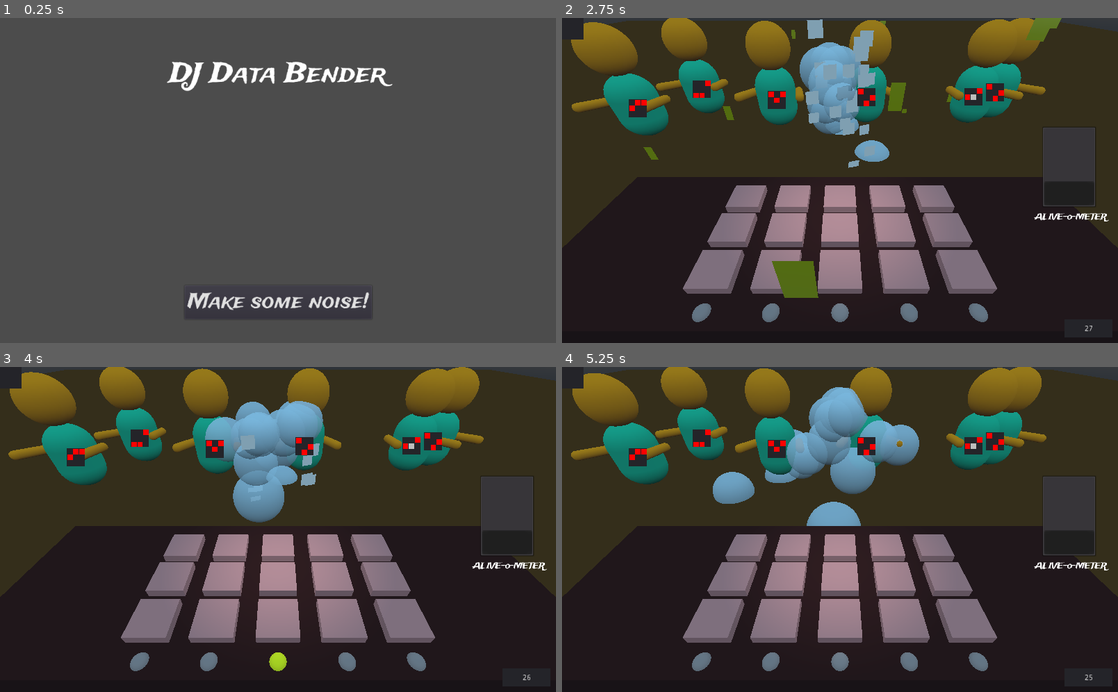
Above: before the commit, frames 1-4 (two rows, left to right).
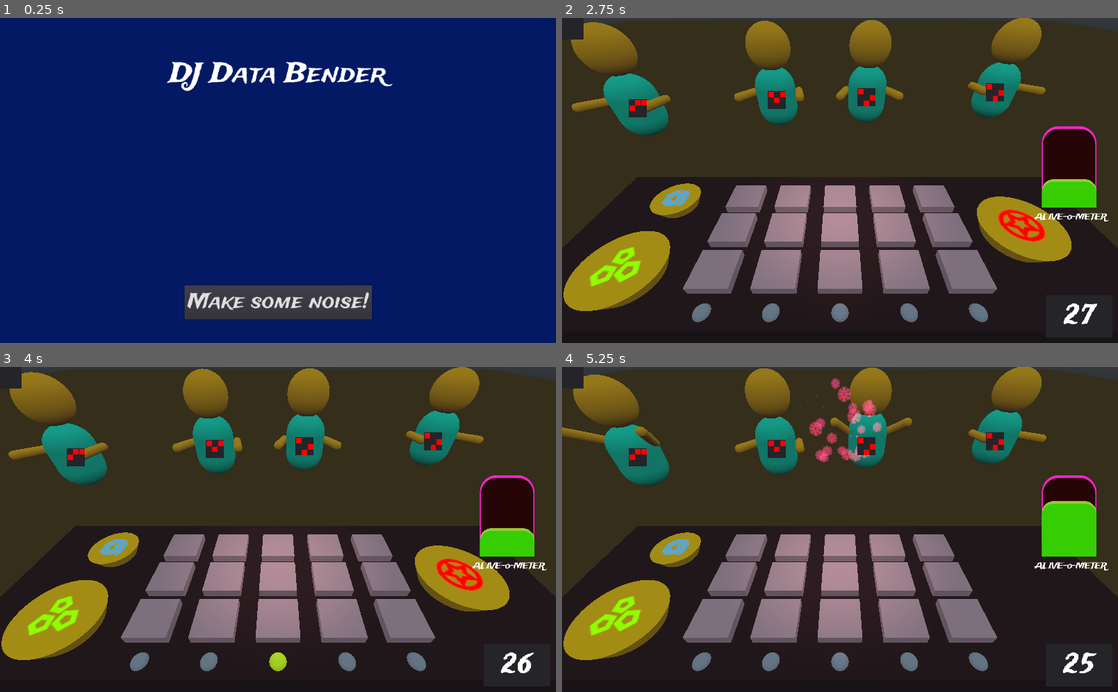
Above: after the commit, the same moments.

Repository: BinRoot/ludum-dare-46
Game: Godot game, scene res://Scenes/Root.tscn
The game is run twice, just before and just after one commit, with the same random seed, the same clock (stepped at 60 frames per second) and the same inputs.
Inputs (mouse positions are in pixels of both pictures, inside the frame that each line leads up to):
- Up to frame 1 (0.25 s): no input
- Up to frame 2 (2.75 s): click "Make some noise!" at 0.5 s; move the mouse to (962, 164) at 1.27 s; click (962, 164) at 1.42 s; move the mouse to (728, 196) at 2.02 s; click (728, 196) at 2.17 s
- Up to frame 3 (4 s): move the mouse to (333, 458) at 2.77 s; click (333, 458) at 2.92 s; move the mouse to (250, 594) at 3.52 s; click (250, 594) at 3.67 s
- Up to frame 4 (5.25 s): move the mouse to (1006, 578) at 4.27 s; click (1006, 578) at 4.42 s; move the mouse to (673, 480) at 5.02 s; click (673, 480) at 5.17 s

The runs differ from the first frame. In frame 1, 96% of the frame differs, in the area x 0-100%, y 0-100%; in frame 2, 17%; in frame 3, 17%; in frame 4, 16%.

Commit message:
improved particles

Diff:
--- a/Scenes/Root.gd
+++ b/Scenes/Root.gd
@@ -12,6 +12,7 @@
 onready var fireworks_price_label = $Control/HBoxContainer/VBoxContainer/HBoxContainer3/FireworksPrice
 onready var title : Label = $Control/Title
 onready var winnings_label : Label = $Control/WinningsPanel/Winnings
+onready var winnings_tween : Tween = $WinningsTween
 
 var PRICE_FOG = 100
 var PRICE_CONFETTI = 500
@@ -20,9 +21,9 @@
 var total_cash = 0
 var previous_performance = 1
 var item_dict = {
-	"fireworks": 0,
-	"confetti": 0,
-	"fog": 0
+	"fireworks": 1,
+	"confetti": 1,
+	"fog": 1
 }
 
 func _process(delta):
@@ -33,6 +34,8 @@
 
 func _ready():
 	control.visible = true
+	var winnings_panel = winnings_label.get_parent()
+	winnings_panel.rect_pivot_offset = winnings_panel.rect_size / 2
 
 func update_items():
 	var num_fog_owned = 0
@@ -60,13 +63,30 @@
 	total_cash += cash
 	if cash > 1000:
 		previous_performance = 3
-	elif cash > 500:
+	elif cash > 100:
 		previous_performance = 2
 	else:
 		previous_performance = 1
 	item_dict = _item_dict
 	winnings_label.text = "+ ${0}".format([int(cash)])
 	winnings_label.get_parent().visible = true
+	winnings_tween.interpolate_property(winnings_label.get_parent(), "rect_scale",
+		Vector2(1, 1), Vector2(1.05, 1.05), 1,
+		Tween.TRANS_CIRC, Tween.EASE_IN)
+	$Control/HBoxContainer.modulate = Color.transparent
+	winnings_tween.start()
+	yield(winnings_tween, "tween_completed")
+	winnings_tween.interpolate_property(winnings_label.get_parent(), "rect_scale",
+		Vector2(1.1, 1.1), Vector2(0.5, 0.5), 0.4,
+		Tween.TRANS_CUBIC, Tween.EASE_IN_OUT)
+	winnings_tween.start()
+	yield(winnings_tween, "tween_completed")
+	winnings_label.get_parent().rect_scale = Vector2(1, 1)
+	winnings_label.get_parent().visible = false
+	winnings_tween.interpolate_property($Control/HBoxContainer, "modulate",
+		Color.transparent, Color.white, 0.1,
+		Tween.TRANS_CUBIC, Tween.EASE_OUT)
+	winnings_tween.start()
 
 func _on_Button_pressed():
 	launch_venue()
@@ -76,7 +96,7 @@
 	control.visible = false
 	current_venue = venue_scene.instance()
 	add_child(current_venue)
-	current_venue.populate_people(pow(previous_performance, 2) + 5)
+	current_venue.populate_people(pow(previous_performance, 2) + 3)
 	current_venue.init_inventory(item_dict)
 	current_venue.connect("round_ended", self, "_on_Venue_round_ended")
 
--- a/Scenes/Root.tscn
+++ b/Scenes/Root.tscn
@@ -76,24 +76,24 @@
 anchor_right = 0.5
 anchor_bottom = 0.5
 margin_left = -166.5
-margin_top = -111.0
+margin_top = -121.0
 margin_right = 166.5
-margin_bottom = 111.0
+margin_bottom = 121.0
 __meta__ = {
 "_edit_use_anchors_": false
 }
 
 [node name="VBoxContainer" type="VBoxContainer" parent="Control/HBoxContainer"]
-margin_right = 330.0
-margin_bottom = 286.0
+margin_right = 358.0
+margin_bottom = 242.0
 __meta__ = {
 "_edit_use_anchors_": false
 }
 
 [node name="Panel" type="Panel" parent="Control/HBoxContainer/VBoxContainer"]
-margin_right = 330.0
-margin_bottom = 60.0
-rect_min_size = Vector2( 0, 60 )
+margin_right = 358.0
+margin_bottom = 80.0
+rect_min_size = Vector2( 0, 80 )
 custom_styles/panel = SubResource( 1 )
 
 [node name="Cash" type="Label" parent="Control/HBoxContainer/VBoxContainer/Panel"]
@@ -107,58 +107,75 @@
 margin_bottom = 28.0
 custom_fonts/font = ExtResource( 6 )
 text = "Cash: $400"
+align = 1
+valign = 1
 __meta__ = {
 "_edit_use_anchors_": false
 }
 
 [node name="HBoxContainer" type="HBoxContainer" parent="Control/HBoxContainer/VBoxContainer"]
-margin_top = 64.0
-margin_right = 330.0
-margin_bottom = 114.0
+margin_top = 84.0
+margin_right = 358.0
+margin_bottom = 134.0
 
 [node name="FogPrice" type="Label" parent="Control/HBoxContainer/VBoxContainer/HBoxContainer"]
-margin_top = 18.0
+margin_top = 13.0
 margin_right = 60.0
-margin_bottom = 32.0
+margin_bottom = 37.0
 rect_min_size = Vector2( 60, 0 )
+custom_fonts/font = ExtResource( 7 )
 text = "$100  "
 align = 2
 
+[node name="Control3" type="Control" parent="Control/HBoxContainer/VBoxContainer/HBoxContainer"]
+margin_left = 64.0
+margin_right = 74.0
+margin_bottom = 50.0
+rect_min_size = Vector2( 10, 0 )
+
 [node name="BuyFog" type="Button" parent="Control/HBoxContainer/VBoxContainer/HBoxContainer"]
-margin_left = 64.0
-margin_right = 264.0
+margin_left = 78.0
+margin_right = 278.0
 margin_bottom = 50.0
 rect_min_size = Vector2( 200, 50 )
 custom_fonts/font = ExtResource( 7 )
-text = "Buy Fog Machine"
+text = "Buy Fog"
 icon = ExtResource( 1 )
 
 [node name="FogOwned" type="Label" parent="Control/HBoxContainer/VBoxContainer/HBoxContainer"]
-margin_left = 268.0
-margin_top = 18.0
-margin_right = 330.0
-margin_bottom = 32.0
+margin_left = 282.0
+margin_top = 13.0
+margin_right = 358.0
+margin_bottom = 37.0
+custom_fonts/font = ExtResource( 7 )
 text = "  0 owned"
 __meta__ = {
 "_edit_use_anchors_": false
 }
 
 [node name="HBoxContainer2" type="HBoxContainer" parent="Control/HBoxContainer/VBoxContainer"]
-margin_top = 118.0
-margin_right = 330.0
-margin_bottom = 168.0
+margin_top = 138.0
+margin_right = 358.0
+margin_bottom = 188.0
 
 [node name="ConfettiPrice" type="Label" parent="Control/HBoxContainer/VBoxContainer/HBoxContainer2"]
-margin_top = 18.0
+margin_top = 13.0
 margin_right = 60.0
-margin_bottom = 32.0
+margin_bottom = 37.0
 rect_min_size = Vector2( 60, 0 )
+custom_fonts/font = ExtResource( 7 )
 text = "$500  "
 align = 2
 
+[node name="Control2" type="Control" parent="Control/HBoxContainer/VBoxContainer/HBoxContainer2"]
+margin_left = 64.0
+margin_right = 74.0
+margin_bottom = 50.0
+rect_min_size = Vector2( 10, 0 )
+
 [node name="BuyConfetti" type="Button" parent="Control/HBoxContainer/VBoxContainer/HBoxContainer2"]
-margin_left = 64.0
-margin_right = 264.0
+margin_left = 78.0
+margin_right = 278.0
 margin_bottom = 50.0
 rect_min_size = Vector2( 200, 50 )
 custom_fonts/font = ExtResource( 7 )
@@ -166,28 +183,36 @@
 icon = ExtResource( 3 )
 
 [node name="ConfettiOwned" type="Label" parent="Control/HBoxContainer/VBoxContainer/HBoxContainer2"]
-margin_left = 268.0
-margin_top = 18.0
-margin_right = 330.0
-margin_bottom = 32.0
+margin_left = 282.0
+margin_top = 13.0
+margin_right = 358.0
+margin_bottom = 37.0
+custom_fonts/font = ExtResource( 7 )
 text = "  0 owned"
 
 [node name="HBoxContainer3" type="HBoxContainer" parent="Control/HBoxContainer/VBoxContainer"]
-margin_top = 172.0
-margin_right = 330.0
-margin_bottom = 222.0
+margin_top = 192.0
+margin_right = 358.0
+margin_bottom = 242.0
 
 [node name="FireworksPrice" type="Label" parent="Control/HBoxContainer/VBoxContainer/HBoxContainer3"]
-margin_top = 18.0
+margin_top = 13.0
 margin_right = 60.0
-margin_bottom = 32.0
+margin_bottom = 37.0
 rect_min_size = Vector2( 60, 0 )
+custom_fonts/font = ExtResource( 7 )
 text = "$1000"
 align = 2
 
+[node name="Control" type="Control" parent="Control/HBoxContainer/VBoxContainer/HBoxContainer3"]
+margin_left = 64.0
+margin_right = 74.0
+margin_bottom = 50.0
+rect_min_size = Vector2( 10, 0 )
+
 [node name="BuyFireworks" type="Button" parent="Control/HBoxContainer/VBoxContainer/HBoxContainer3"]
-margin_left = 64.0
-margin_right = 264.0
+margin_left = 78.0
+margin_right = 278.0
 margin_bottom = 50.0
 rect_min_size = Vector2( 200, 50 )
 custom_fonts/font = ExtResource( 7 )
@@ -195,20 +220,23 @@
 icon = ExtResource( 4 )
 
 [node name="FireworksOwned" type="Label" parent="Control/HBoxContainer/VBoxContainer/HBoxContainer3"]
-margin_left = 268.0
-margin_top = 18.0
-margin_right = 330.0
-margin_bottom = 32.0
+margin_left = 282.0
+margin_top = 13.0
+margin_right = 358.0
+margin_bottom = 37.0
+custom_fonts/font = ExtResource( 7 )
 text = "  0 owned"
 
 [node name="WinningsPanel" type="Panel" parent="Control"]
 visible = false
 anchor_left = 0.5
-anchor_right = 0.5
-margin_left = -107.0
-margin_top = 128.409
-margin_right = 107.0
-margin_bottom = 188.409
+anchor_top = 0.5
+anchor_right = 0.5
+anchor_bottom = 0.5
+margin_left = -165.0
+margin_top = -87.5
+margin_right = 165.0
+margin_bottom = 87.5
 rect_min_size = Vector2( 0, 60 )
 custom_styles/panel = SubResource( 2 )
 __meta__ = {
@@ -224,12 +252,14 @@
 margin_top = -28.0
 margin_right = 103.5
 margin_bottom = 28.0
-custom_fonts/font = ExtResource( 6 )
+custom_fonts/font = ExtResource( 5 )
 text = "+ $200"
 align = 1
 __meta__ = {
 "_edit_use_anchors_": false
 }
+
+[node name="WinningsTween" type="Tween" parent="."]
 [connection signal="pressed" from="Control/Button" to="." method="_on_Button_pressed"]
 [connection signal="pressed" from="Control/HBoxContainer/VBoxContainer/HBoxContainer/BuyFog" to="." method="_on_BuyFog_pressed"]
 [connection signal="pressed" from="Control/HBoxContainer/VBoxContainer/HBoxContainer2/BuyConfetti" to="." method="_on_BuyConfetti_pressed"]
--- a/Scenes/Venue.gd
+++ b/Scenes/Venue.gd
@@ -14,6 +14,10 @@
 onready var fog_audio : AudioStreamPlayer = $FogAudio
 onready var confetti_audio : AudioStreamPlayer = $ConfettiAudio
 
+var _fog_original_translation : Vector3
+var _confetti_original_translation : Vector3
+var _fireworks_original_translation : Vector3
+
 onready var person_scene = preload("res://Scenes/Person.tscn")
 
 var _people
@@ -21,6 +25,12 @@
 
 func _ready():
 	_people = get_tree().get_nodes_in_group("person")
+	_fog_original_translation = fog.translation
+	_confetti_original_translation = confetti.translation
+	_fireworks_original_translation = fireworks.translation
+	fog.translation = Vector3(100, 100, 100)
+	confetti.translation = Vector3(100, 100, 100)
+	fireworks.translation = Vector3(100, 100, 100)
 
 func init_inventory(item_dict):
 	board.item_dict = item_dict
@@ -71,6 +81,7 @@
 
 
 func _on_Board_fireworks_emitted():
+	fireworks.translation = _fireworks_original_translation
 	fireworks.restart()
 	fireworks_audio.play()
 	for person in _people:
@@ -80,6 +91,7 @@
 
 
 func _on_Board_fog_emitted():
+	fog.translation = _fog_original_translation
 	fog.restart()
 	fog_audio.play()
 	for person in _people:
@@ -91,6 +103,7 @@
 
 
 func _on_Board_confetti_emitted():
+	confetti.translation = _confetti_original_translation
 	confetti.restart()
 	confetti_audio.play()
 	for person in _people:
--- a/Scenes/Venue.tscn
+++ b/Scenes/Venue.tscn
@@ -8,49 +8,98 @@
 [ext_resource path="res://Audio/fog.wav" type="AudioStream" id=6]
 [ext_resource path="res://Audio/confetti.wav" type="AudioStream" id=7]
 [ext_resource path="res://Materials/Medium.tres" type="DynamicFont" id=8]
+[ext_resource path="res://Materials/Title.tres" type="DynamicFont" id=9]
+[ext_resource path="res://Art/circle_pattern.png" type="Texture" id=10]
 
 [sub_resource type="CubeMesh" id=1]
 size = Vector3( 100, 0.1, 100 )
+
+[sub_resource type="StyleBoxFlat" id=16]
+bg_color = Color( 0.215686, 0.811765, 0.0156863, 1 )
+border_width_right = 5
+border_color = Color( 0.611765, 0.780392, 0.211765, 1 )
+corner_radius_top_right = 20
+corner_radius_bottom_right = 20
+
+[sub_resource type="StyleBoxFlat" id=17]
+bg_color = Color( 0.14902, 0.0235294, 0.0235294, 1 )
+border_width_left = 5
+border_width_top = 2
+border_width_right = 5
+border_width_bottom = 2
+border_color = Color( 0.964706, 0.141176, 0.788235, 1 )
+corner_radius_top_left = 30
+corner_radius_top_right = 30
+corner_radius_bottom_right = 30
+corner_radius_bottom_left = 30
+
+[sub_resource type="Gradient" id=18]
+offsets = PoolRealArray( 0, 0.77037, 1 )
+colors = PoolColorArray( 1, 0.0351562, 0.0351562, 1, 0.689453, 0.140045, 0.494156, 1, 0.791016, 0.561023, 0.219383, 1 )
+
+[sub_resource type="GradientTexture" id=19]
+gradient = SubResource( 18 )
+
+[sub_resource type="Curve" id=20]
+_data = [ Vector2( 0, 1 ), 0.0, 0.0, 0, 0, Vector2( 0.246835, 1 ), -4.42879, -4.42879, 0, 0, Vector2( 1, 0.0795454 ), 0.0, 0.0, 0, 0 ]
+
+[sub_resource type="CurveTexture" id=21]
+curve = SubResource( 20 )
 
 [sub_resource type="ParticlesMaterial" id=2]
 lifetime_randomness = 1.0
 emission_shape = 1
-emission_sphere_radius = 3.0
-flag_rotate_y = true
-spread = 133.97
-gravity = Vector3( 0, -5, 0 )
-radial_accel = 6.9
-radial_accel_random = 0.03
-scale = 0.5
-scale_random = 0.68
-color = Color( 0.996078, 0.054902, 0.054902, 1 )
+emission_sphere_radius = 0.5
+gravity = Vector3( 0, -1, 0 )
+radial_accel = 5.0
+radial_accel_random = 0.26
+scale_random = 0.08
+scale_curve = SubResource( 21 )
+color_ramp = SubResource( 19 )
+hue_variation_random = 0.23
 
 [sub_resource type="SpatialMaterial" id=3]
-albedo_color = Color( 0.894118, 0.945098, 0.027451, 1 )
-metallic = 0.29
-metallic_specular = 1.0
-roughness = 0.16
+flags_unshaded = true
+vertex_color_use_as_albedo = true
+params_blend_mode = 1
+albedo_texture = ExtResource( 10 )
 
 [sub_resource type="QuadMesh" id=4]
 material = SubResource( 3 )
-size = Vector2( 0.5, 1 )
+size = Vector2( 0.5, 0.5 )
+
+[sub_resource type="Gradient" id=11]
+colors = PoolColorArray( 0.507812, 0.971161, 1, 1, 1, 1, 1, 1 )
+
+[sub_resource type="GradientTexture" id=12]
+gradient = SubResource( 11 )
 
 [sub_resource type="ParticlesMaterial" id=7]
-emission_shape = 1
-emission_sphere_radius = 1.0
-gravity = Vector3( 0, -1, 0 )
-radial_accel = 1.0
+emission_shape = 2
+emission_box_extents = Vector3( 7, 0.1, 3 )
+gravity = Vector3( 0, -0.01, 0 )
+color_ramp = SubResource( 12 )
 
 [sub_resource type="SpatialMaterial" id=8]
 flags_transparent = true
-albedo_color = Color( 0.745098, 0.87451, 0.941176, 0.756863 )
+flags_unshaded = true
+vertex_color_use_as_albedo = true
+vertex_color_is_srgb = true
+albedo_color = Color( 0.745098, 0.87451, 0.941176, 0.447059 )
 
 [sub_resource type="SphereMesh" id=6]
 material = SubResource( 8 )
 
+[sub_resource type="Gradient" id=13]
+offsets = PoolRealArray( 0, 0.4, 1 )
+colors = PoolColorArray( 0.54336, 0.880859, 0.323441, 1, 0.4, 0.4, 0.4, 1, 0.265806, 0.603516, 0.150879, 1 )
+
+[sub_resource type="GradientTexture" id=14]
+gradient = SubResource( 13 )
+
 [sub_resource type="ParticlesMaterial" id=9]
 emission_shape = 2
-emission_box_extents = Vector3( 1, 1, 1 )
+emission_box_extents = Vector3( 5, 1, 1 )
 flag_rotate_y = true
 gravity = Vector3( 0, -2, 0 )
 angular_velocity = 2.0
@@ -59,8 +108,13 @@
 angle = 22.0
 angle_random = 0.25
 scale = 0.5
+color_ramp = SubResource( 14 )
+
+[sub_resource type="SpatialMaterial" id=15]
+vertex_color_use_as_albedo = true
 
 [sub_resource type="QuadMesh" id=10]
+material = SubResource( 15 )
 
 [node name="Venue" type="Spatial"]
 script = ExtResource( 5 )
@@ -101,6 +155,8 @@
 grow_horizontal = 2
 grow_vertical = 2
 rect_rotation = -90.0
+custom_styles/fg = SubResource( 16 )
+custom_styles/bg = SubResource( 17 )
 value = 25.0
 rounded = true
 percent_visible = false
@@ -128,8 +184,8 @@
 anchor_top = 1.0
 anchor_right = 1.0
 anchor_bottom = 1.0
-margin_left = -99.0
-margin_top = -43.0
+margin_left = -133.0
+margin_top = -89.0
 margin_right = -10.0
 margin_bottom = -10.0
 grow_horizontal = 2
@@ -149,6 +205,7 @@
 margin_bottom = 7.0
 grow_horizontal = 2
 grow_vertical = 2
+custom_fonts/font = ExtResource( 9 )
 align = 1
 valign = 1
 __meta__ = {
@@ -163,10 +220,11 @@
 [node name="Fireworks" type="Particles" parent="."]
 transform = Transform( 1, 0, 0, 0, 1, 0, 0, 0, 1, 0, 3.94746, 6.45307 )
 emitting = false
-amount = 80
+amount = 35
 lifetime = 3.0
 one_shot = true
-explosiveness = 0.58
+speed_scale = 0.8
+explosiveness = 1.0
 process_material = SubResource( 2 )
 draw_pass_1 = SubResource( 4 )
 
@@ -174,11 +232,12 @@
 stream = ExtResource( 2 )
 
 [node name="Fog" type="Particles" parent="."]
-transform = Transform( 1, 0, 0, 0, 1, 0, 0, 0, 1, 0, 2.60775, 4.01906 )
+transform = Transform( 1, 0, 0, 0, 1, 0, 0, 0, 1, 0, 1.18752, 4.01906 )
 emitting = false
-amount = 50
-lifetime = 10.0
-one_shot = true
+amount = 40
+lifetime = 8.0
+one_shot = true
+speed_scale = 8.0
 process_material = SubResource( 7 )
 draw_pass_1 = SubResource( 6 )
 
--- a/project.godot
+++ b/project.godot
@@ -21,4 +21,5 @@
 
 [rendering]
 
+environment/default_clear_color=Color( 0.0156863, 0.101961, 0.392157, 1 )
 environment/default_environment="res://default_env.tres"
Binary file added: Art/circle_pattern.png
Not shown, added: Art/circle_pattern.png.import
Not shown: 1 places in Scenes/Venue.tscn that only renumber resources
